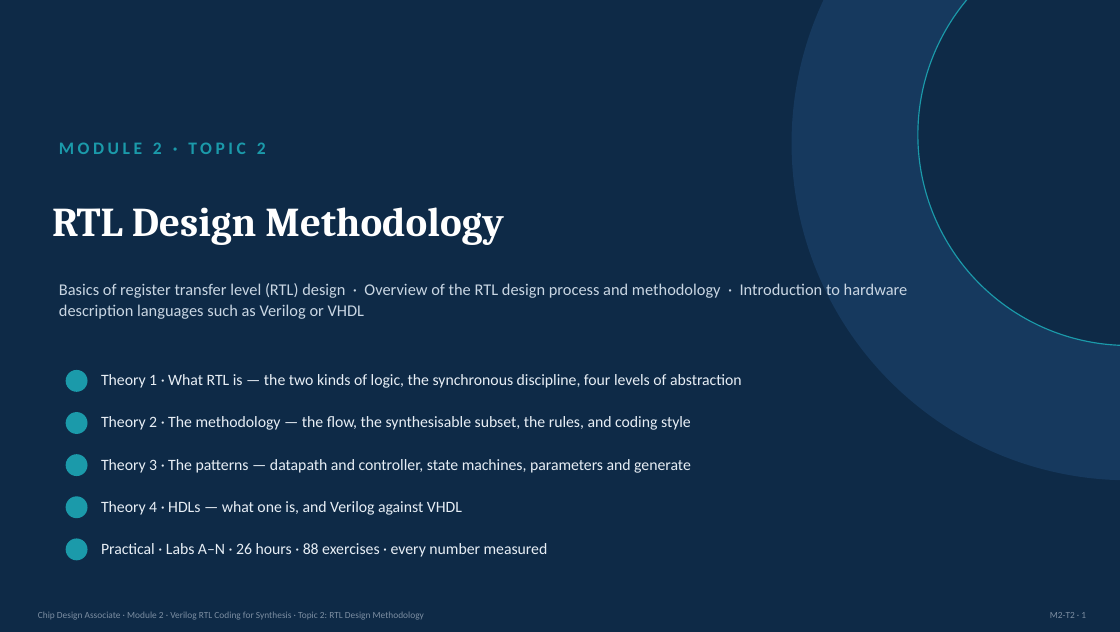
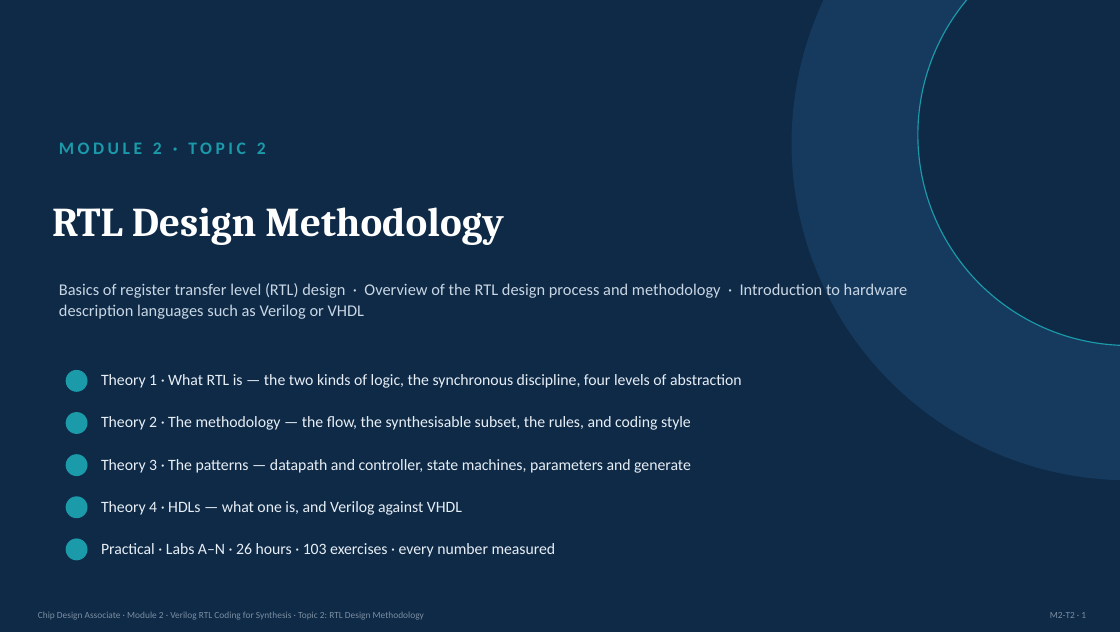
Before and after one commit to ripunjayiisc/ChipDesignContent, a slide deck: slide 1 of ChipDesignAssociate/Module2/Module2_Topic2_RTLDesignMethodology.pptx. Drawn at 1120x632 pixels with LibreOffice and Linux fonts; fonts in the diff are those of the drawing. Boxes give left, top, right and bottom in pixels: in the first picture for what was removed or moved away, otherwise in the second. Text is boxed around its words. In the diff, an @@ line names an element or a change of style, - is before the commit and + after.

```diff
--- a/ChipDesignAssociate/Module2/Module2_Topic2_RTLDesignMethodology.pptx
+++ b/ChipDesignAssociate/Module2/Module2_Topic2_RTLDesignMethodology.pptx
@@ text at box(101, 543, 556, 557): text changed @@
-Practical · Labs A–N · 26 hours · 88 exercises · every number measured
+Practical · Labs A–N · 26 hours · 103 exercises · every number measured
```
Also in this commit, not shown: 3 other slides changed, 12 other files.
